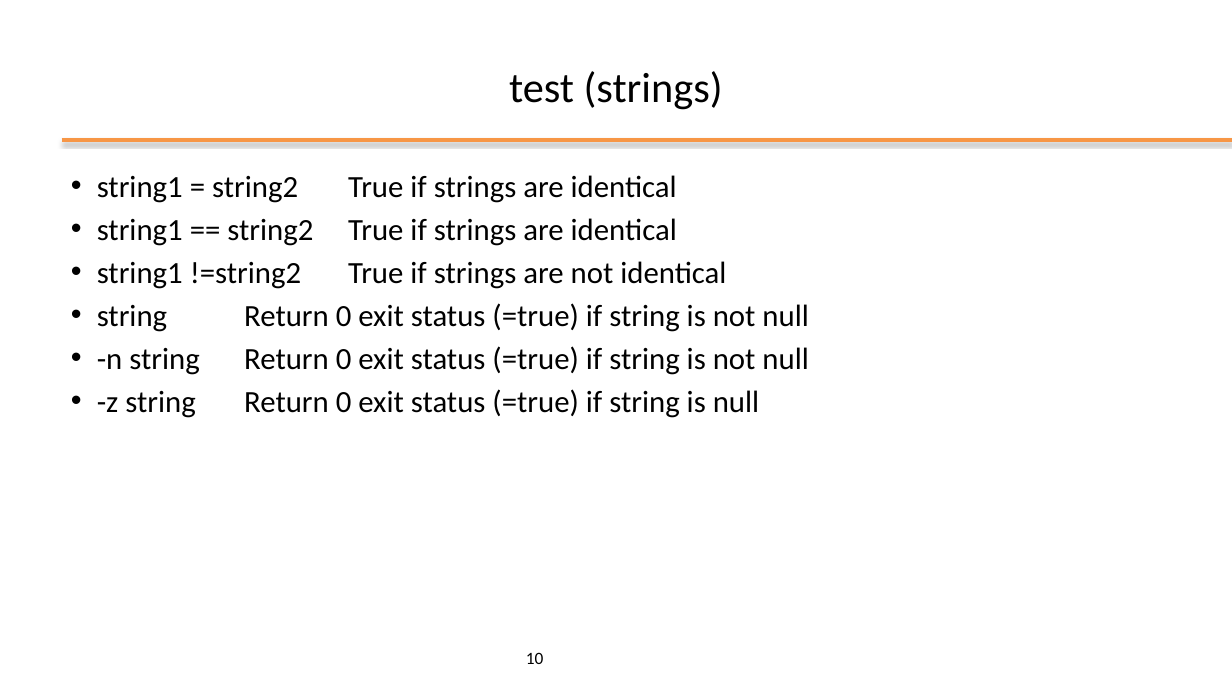
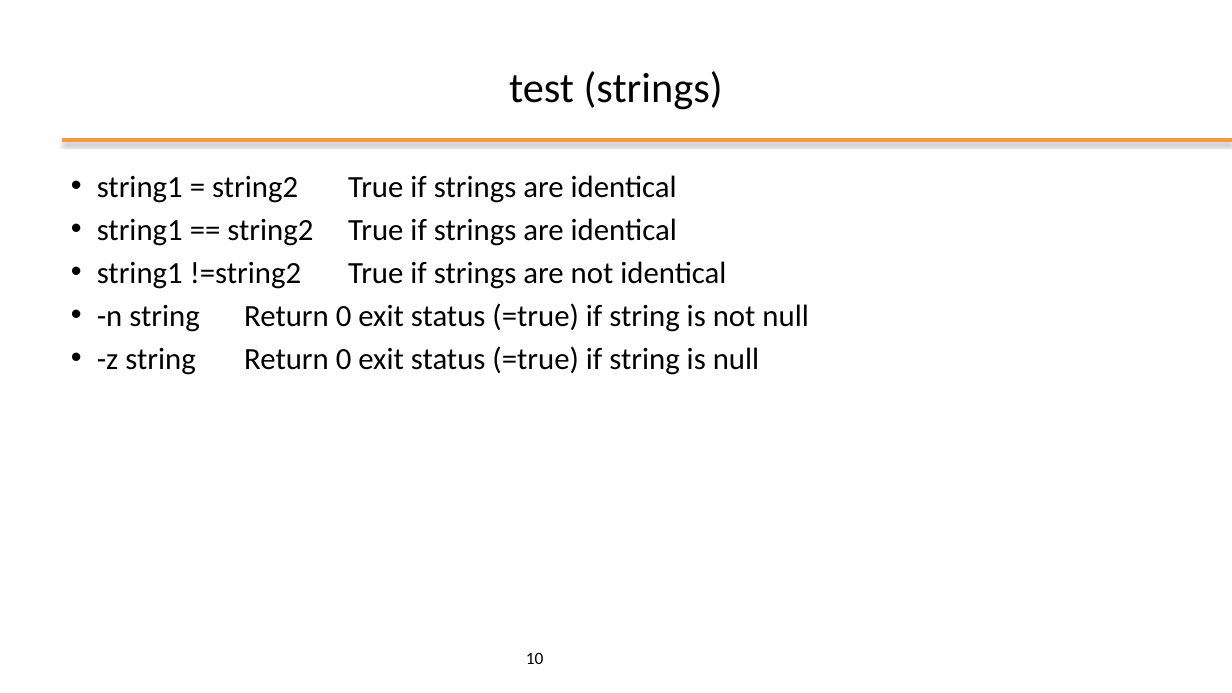
Before and after one commit to gabricatta7/operatingsystemsbsc, a slide deck: slide 10 of bash/slides/ppt/03 - Bash Scripting.pptx. Drawn at 1232x693 pixels with LibreOffice and Linux fonts; fonts in the diff are those of the drawing; background and template pictures are left out. Boxes give left, top, right and bottom in pixels: in the first picture for what was removed or moved away, otherwise in the second. Text is boxed around its words. In the diff, an @@ line names an element or a change of style, - is before the commit and + after.

```diff
--- a/bash/slides/ppt/03 - Bash Scripting.pptx
+++ b/bash/slides/ppt/03 - Bash Scripting.pptx
@@ text at bbox=[97, 303, 808, 332]: paragraph removed @@
-• string Return 0 exit status (=true) if string is not null
```
Also in this commit, not shown: 1 other slide changed, 1 other file.
